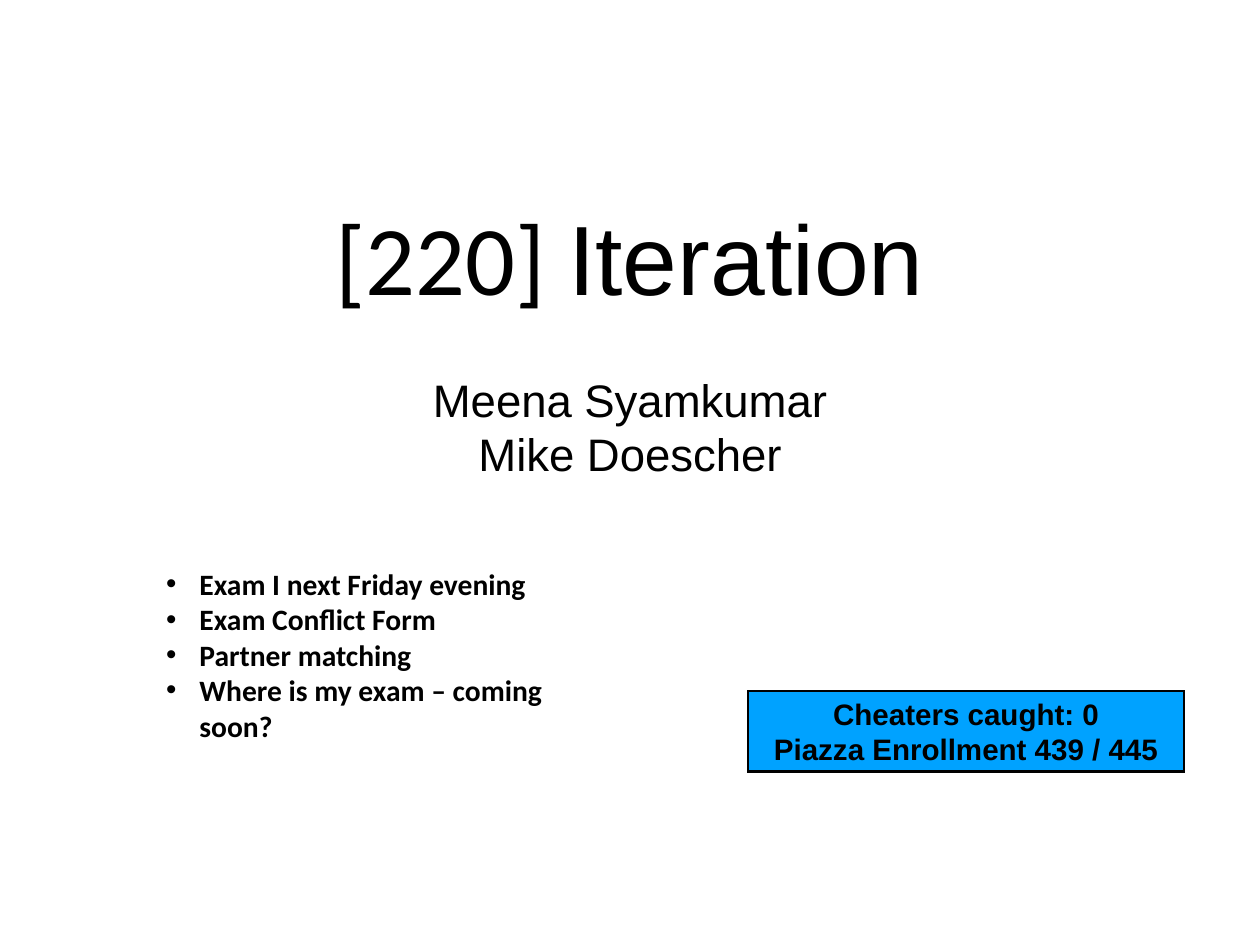
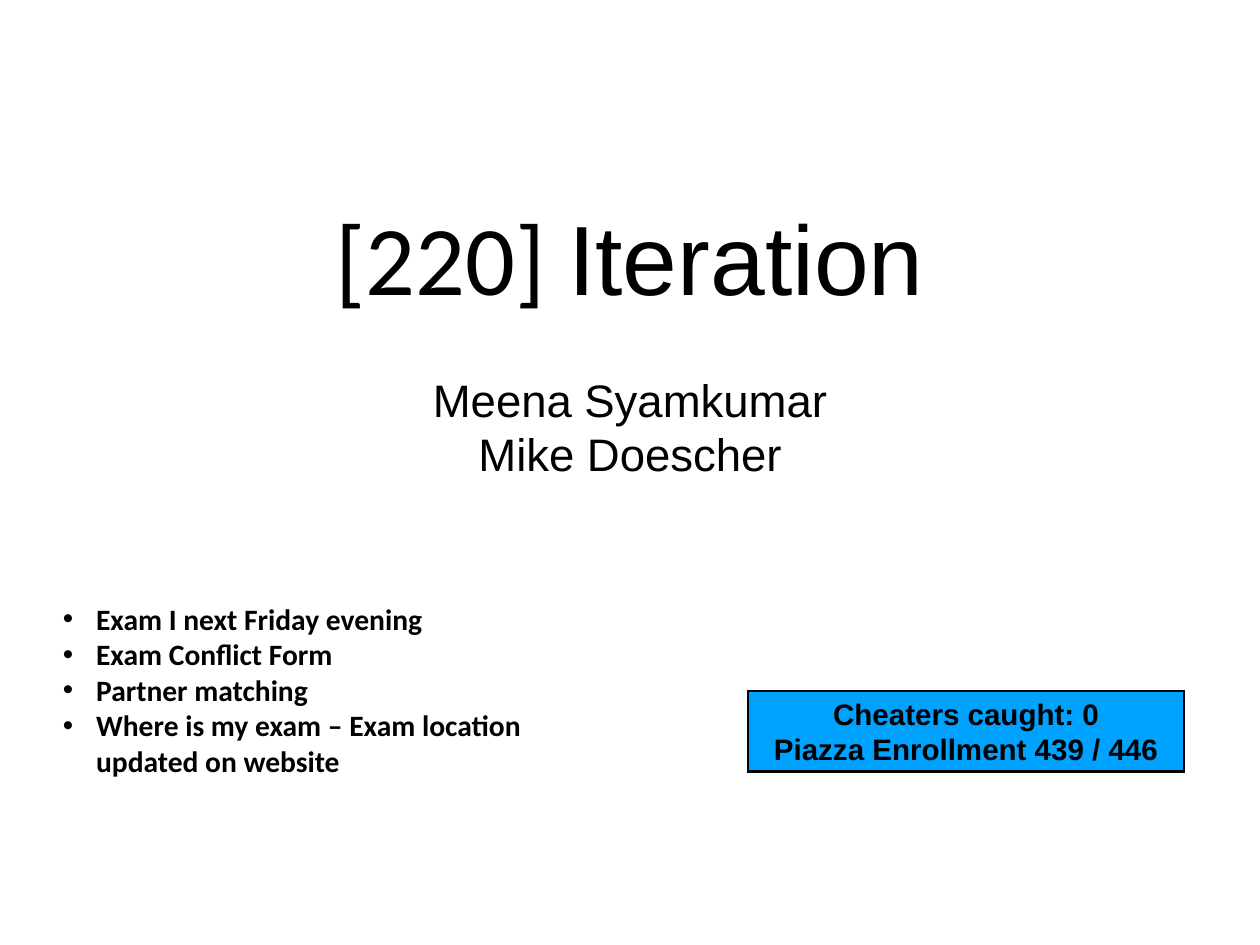
Before and after one commit to rogersjeffreyl/caraza-harter-com, a slide deck: slide 1 of tyler/meena/cs220/s20/materials/lec_11_S20.ppt. Drawn at 1260x945 pixels with LibreOffice and Linux fonts; fonts in the diff are those of the drawing. Boxes give left, top, right and bottom in pixels: in the first picture for what was removed or moved away, otherwise in the second. Text is boxed around its words. In the diff, an @@ line names an element or a change of style, - is before the commit and + after.

Commit message:
Releasing slides for lec 11

```diff
--- a/tyler/meena/cs220/s20/materials/lec_11_S20.ppt
+++ b/tyler/meena/cs220/s20/materials/lec_11_S20.ppt
@@ text "Exam I next Friday evening" moved from (x1=199, y1=574, x2=542, y2=738) to (x1=96, y1=609, x2=521, y2=777) @@
@@ text at (x1=96, y1=715, x2=521, y2=777): text changed @@
-• Where is my exam – coming soon?
+• Where is my exam – Exam location updated on website
@@ text in rectangle at (x1=774, y1=738, x2=1158, y2=761): text changed @@
-Piazza Enrollment 439 / 445
+Piazza Enrollment 439 / 446
```
Also in this commit, not shown: 4 other files.
